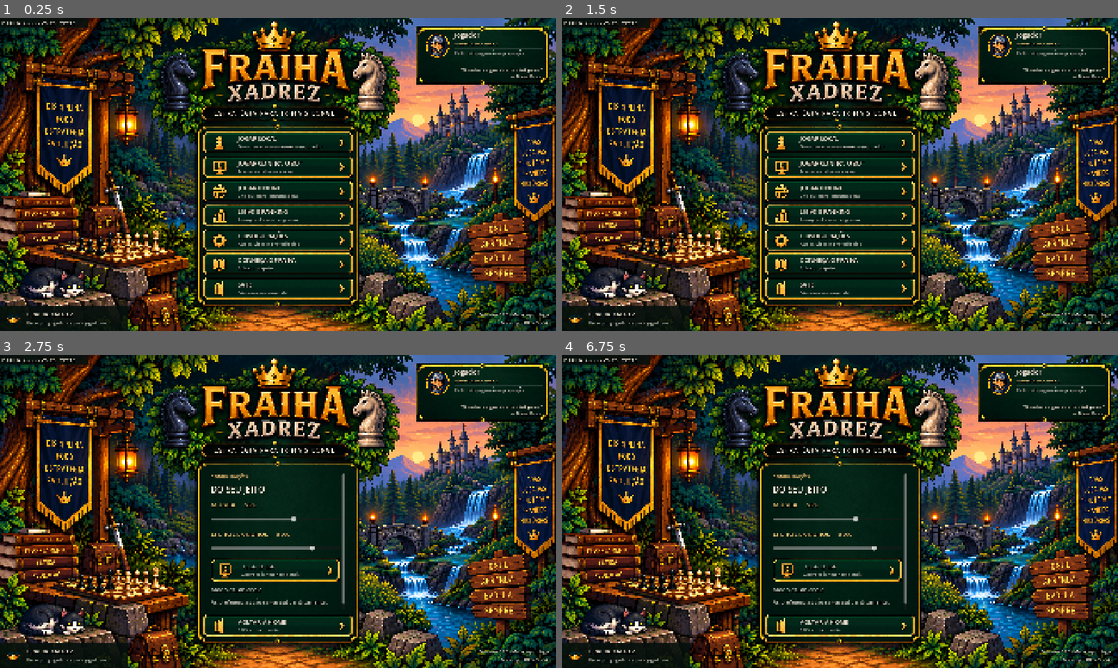
Above: before the commit, frames 1-4 (two rows, left to right).
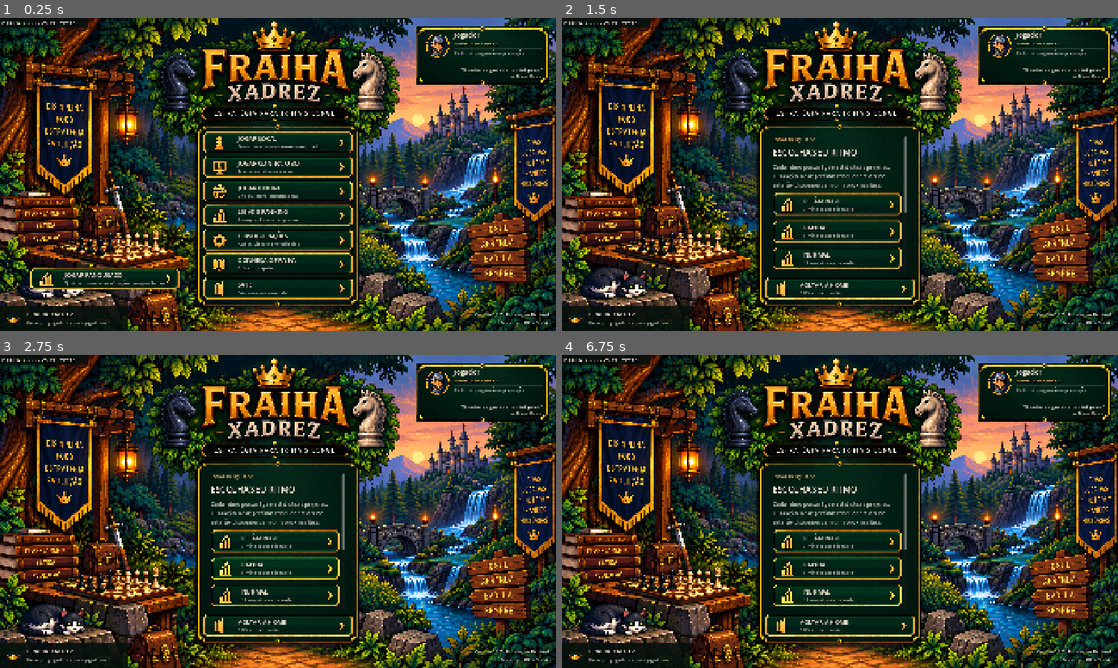
Above: after the commit, the same moments.

Repository: gabrielcarvalho1-cpu/fraiha-xadrez
Game: Godot game, scene res://presentation_v019/stage.tscn
The game is run twice, just before and just after one commit, with the same random seed, the same clock (stepped at 60 frames per second) and the same inputs.
Inputs (mouse positions are in pixels of both pictures, inside the frame that each line leads up to):
- Up to frame 1 (0.25 s): no input
- Up to frame 2 (1.5 s): click (1045, 49) at 0.5 s; click (667, 277) at 1.27 s
- Up to frame 3 (2.75 s): click (278, 567) at 2.02 s
- Up to frame 4 (6.75 s): click (840, 596) at 2.77 s; click (840, 621) at 3.52 s; click (1045, 386) at 4.25 s; click (667, 614) at 5.02 s; click (840, 567) at 5.77 s; click (840, 596) at 6.52 s

The runs differ from the first frame. In frame 1, 1.7% of the frame differs, in the area x 5-99%, y 1-96%; in frame 2, 6.4%, in the area x 9-99%, y 1-96%; in frame 3, 3.5%; in frame 4, 3.5%.

Commit message:
feat: Ranked phase one with four independent local ratings

Diff:
--- /dev/null
+++ b/ranked/progression.gd
@@ -0,0 +1,54 @@
+extends RefCounted
+## Local foundation only; never connected to casual/bot results.
+const Catalog = preload("res://league/catalog.gd")
+const MODES = {"blitz":{"name":"Relâmpago","minutes":3},"rapid":{"name":"Rápida","minutes":5},"normal":{"name":"Normal","minutes":10},"classical":{"name":"Convencional","minutes":20}}
+const SAVE = "user://ranked_foundation.cfg"
+var ratings: Dictionary = {}
+
+func _init():
+    for mode in MODES:
+        ratings[mode] = {"league":0,"lp":0,"wins":0,"losses":0,"draws":0,"games":0,"highest_league":0}
+
+func load_local(path: String = SAVE):
+    var config = ConfigFile.new()
+    if config.load(path) != OK: return
+    for mode in MODES:
+        for key in ratings[mode]:
+            ratings[mode][key] = maxi(0,int(config.get_value(mode,key,0)))
+        ratings[mode].league = mini(ratings[mode].league,Catalog.IDS.size()-1)
+        ratings[mode].lp = mini(ratings[mode].lp,100)
+        ratings[mode].highest_league = clampi(ratings[mode].highest_league,ratings[mode].league,Catalog.IDS.size()-1)
+
+func save_local(path: String = SAVE) -> Error:
+    var config = ConfigFile.new()
+    for mode in MODES:
+        for key in ratings[mode]: config.set_value(mode,key,ratings[mode][key])
+    return config.save(path)
+
+static func points(opponent_difference: int, result: String) -> int:
+    # Unspecified draws are neutral; differences beyond 100 use the outer band.
+    if result == "draw": return 0
+    if result not in ["win","loss"]: return 0
+    var band = [6,-6]
+    if opponent_difference >= 60: band = [10,-3]
+    elif opponent_difference >= 30: band = [8,-4]
+    elif opponent_difference <= -60: band = [3,-10]
+    elif opponent_difference <= -30: band = [4,-8]
+    return band[0] if result == "win" else band[1]
+
+func apply_result(mode: String, result: String, opponent_difference: int) -> bool:
+    if not MODES.has(mode) or result not in ["win","loss","draw"]: return false
+    var data: Dictionary = ratings[mode]
+    data.games += 1
+    data[{"win":"wins","loss":"losses","draw":"draws"}[result]] += 1
+    data.lp = maxi(0,data.lp + points(opponent_difference,result))
+    while data.lp >= 100 and data.league < Catalog.IDS.size()-1:
+        data.lp -= 100
+        data.league += 1
+    data.lp = mini(data.lp,100)
+    data.highest_league = maxi(data.highest_league,data.league)
+    return true
+
+func summary(mode: String) -> String:
+    var data: Dictionary = ratings[mode]
+    return "%s · %d min — %s · %d / 100 PL\n%d vitórias · %d derrotas · %d empates · %d partidas\nMaior liga: %s" % [MODES[mode].name,MODES[mode].minutes,Catalog.NAMES[data.league],data.lp,data.wins,data.losses,data.draws,data.games,Catalog.NAMES[data.highest_league]]
--- /dev/null
+++ b/tests/v027_test.gd
@@ -0,0 +1,37 @@
+extends SceneTree
+const Ranked = preload("res://ranked/progression.gd")
+var failures = 0
+func check(value: bool, label: String):
+    print("PASS " if value else "FAIL ",label)
+    if not value: failures += 1
+func _initialize(): call_deferred("run")
+func run():
+    var ranked = Ranked.new()
+    for row in [[100,10,-3],[60,10,-3],[59,8,-4],[30,8,-4],[29,6,-6],[0,6,-6],[-29,6,-6],[-30,4,-8],[-59,4,-8],[-60,3,-10],[-100,3,-10]]:
+        check(Ranked.points(row[0],"win") == row[1] and Ranked.points(row[0],"loss") == row[2],"PL band %d" % row[0])
+    ranked.ratings.blitz.lp = 95
+    ranked.apply_result("blitz","win",60)
+    check(ranked.ratings.blitz.league == 1 and ranked.ratings.blitz.lp == 5,"promotion carries surplus")
+    ranked.apply_result("blitz","loss",-100)
+    check(ranked.ratings.blitz.league == 1 and ranked.ratings.blitz.lp == 0,"no demotion")
+    ranked.apply_result("blitz","draw",0)
+    check(ranked.ratings.blitz.games == 3 and ranked.ratings.blitz.draws == 1 and ranked.ratings.blitz.highest_league == 1,"independent statistics")
+    for id in ["rapid","normal","classical"]: check(ranked.ratings[id].games == 0 and ranked.ratings[id].league == 0,"unaffected " + id)
+    check(ranked.save_local("user://ranked_test.cfg") == OK,"local save")
+    var restored = Ranked.new()
+    restored.load_local("user://ranked_test.cfg")
+    check(restored.ratings == ranked.ratings,"local roundtrip")
+    DirAccess.remove_absolute("user://ranked_test.cfg")
+    var stage = load("res://presentation_v019/stage.tscn").instantiate()
+    root.add_child(stage)
+    await process_frame
+    stage.hub.show_page("ranked")
+    check(stage.hub.pages.ranked.visible,"Ranked navigation")
+    stage.hub.back()
+    check(stage.hub.page == "main" and stage.hub.pages.has("bot"),"Home and Bot preserved")
+    stage.hub.show_page("profile")
+    check(stage.hub.pages.profile.visible,"Profile opens")
+    stage.queue_free()
+    await process_frame
+    print("V027 FAILURES=",failures)
+    quit(failures)
--- a/ui_v022/main_hub.gd
+++ b/ui_v022/main_hub.gd
@@ -19,6 +19,9 @@
 const LeagueCatalog = preload("res://league/catalog.gd")
 const LocalProfile = preload("res://league/local_profile.gd")
 const ThemeCatalog = preload("res://cosmetics/theme_catalog.gd")
+const Ranked = preload("res://ranked/progression.gd")
+var ranked = Ranked.new()
+var ranked_details: Label
 var league_profile = LocalProfile.new()
 var selected_league := "madeira"
 var league_buttons := {}
@@ -65,6 +68,7 @@
     AudioServer.set_bus_volume_db(0,0)
     AudioServer.set_bus_mute(0,false)
     league_profile.load_profile()
+    ranked.load_local()
     _build()
     get_viewport().size_changed.connect(_layout)
     _layout()
@@ -207,6 +211,7 @@
     var actions = [func(): play_local_requested.emit(), func(): show_page("bot"), func(): play_online_requested.emit(), func(): show_page("ranking"), func(): show_page("settings"), func(): show_page("about"), func(): quit_requested.emit()]
     for i in range(7):
         menu_buttons.append(_button(main, i, titles[i], subtitles[i], Vector2(611,341+i*73), actions[i]))
+    _button(main, 3, "JOGAR RANQUEADO", "Quatro ritmos · classificações independentes", Vector2(90,750), func(): show_page("ranked"))
     _build_profile()
     _build_pages()
     var version_bg = ColorRect.new()
@@ -214,7 +219,7 @@
     version_bg.size = Vector2(266,30)
     version_bg.mouse_filter = Control.MOUSE_FILTER_IGNORE
     canvas.add_child(version_bg)
-    _label(_stack(canvas, Vector2(7,4), Vector2(250,24)), "FRAIHA Xadrez V0.26 · TESTE", 16)
+    _label(_stack(canvas, Vector2(7,4), Vector2(250,24)), "FRAIHA Xadrez V0.27 · TESTE", 16)
     var footer = ColorRect.new()
     footer.color = Color("06100ce6")
     footer.position = Vector2(0,867)
@@ -232,7 +237,7 @@
     var footer_text = _stack(canvas, Vector2(82,877), Vector2(291,55))
     _label(footer_text, "FRAIHA XADREZ", 18)
     _label(footer_text, "Feito por jogadores, para jogadores.", 14, MUTED)
-    var signature = _label(_stack(canvas, Vector2(1342,879), Vector2(307,50)), "Versão 0.26 · Música por liga\nMaringá · PR · Brasil", 15)
+    var signature = _label(_stack(canvas, Vector2(1342,879), Vector2(307,50)), "Versão 0.27 · Fundação Ranked\nMaringá · PR · Brasil", 15)
     signature.horizontal_alignment = HORIZONTAL_ALIGNMENT_RIGHT
     signature.add_theme_constant_override("outline_size", 4)
     signature.add_theme_color_override("font_outline_color", Color("09110dee"))
@@ -318,6 +323,7 @@
     side_buttons.w = _page_button(sides, 0, "BRANCAS", "Você faz a primeira jogada", func(): play_bot_requested.emit(selected_difficulty, "w"))
     side_buttons.b = _page_button(sides, 0, "PRETAS", "O bot começa a partida", func(): play_bot_requested.emit(selected_difficulty, "b"))
     side_buttons.random = _page_button(sides, 2, "ALEATÓRIO", "Deixe a escolha para o sorteio", func(): play_bot_requested.emit(selected_difficulty, "random"))
+    _build_ranked()
     _build_ranking()
     _build_about_page()
     var profile_panel = _wide_page("profile","PERFIL DO JOGADOR")
@@ -341,7 +347,7 @@
     var hint = _label(profile_panel,"ESCOLHA SEU AVATAR\nSeu retrato acompanha você na Home e nas partidas deste computador.",21)
     hint.position = Vector2(45,382)
     hint.size = Vector2(610,110)
-    var profile = _stack(profile_panel,Vector2(745,115),Vector2(640,380),Vector4.ZERO,16)
+    var profile = _stack(profile_panel,Vector2(745,115),Vector2(640,480),Vector4.ZERO,10)
     _label(profile,"COMO VOCÊ QUER SER CONHECIDO?",20,GOLD)
     var name_input = LineEdit.new()
     name_input.name = "PlayerName"
@@ -357,10 +363,8 @@
         profile_name.text = player_name
         _save_preferences()
     )
-    var data = league_profile.data
-    _body(profile,"Liga atual: %s · %d / 100 PL\nVitórias: %d   ·   Derrotas: %d\nPartidas: %d\nMaior liga: %s" % [LeagueCatalog.entry(data.current_league).display_name,data.lp,data.wins,data.losses,data.games_played,LeagueCatalog.entry(data.highest_league).display_name],20)
-    _progress(profile,data.lp,16)
-    _body(profile,"Perfil local. Estatísticas competitivas e compartilhamento do avatar aguardam a etapa online de perfis.",16)
+    for mode in Ranked.MODES:
+        _body(profile,ranked.summary(mode),16)
     _refresh_avatars()
     var settings = _new_page("settings", "DO SEU JEITO", "CONFIGURAÇÕES")
     music_volume_label = _label(settings, "", 19, GOLD)
@@ -657,3 +661,15 @@
     config.set_value("audio","music_volume",music_volume)
     config.set_value("video","fullscreen",fullscreen)
     config.save(PREFS)
+
+func _build_ranked():
+    var content = _new_page("ranked", "ESCOLHA SEU RITMO", "JOGAR RANQUEADO")
+    _body(content,"Cada ritmo possui liga e estatísticas próprias. Fundação local; partidas ranqueadas online estarão disponíveis em uma próxima fase.",16)
+    for mode in Ranked.MODES:
+        var id: String = mode
+        _page_button(content,3,Ranked.MODES[id].name.to_upper(),"%d minutos por jogador" % Ranked.MODES[id].minutes,func(): ranked_details.text = ranked.summary(id))
+    ranked_details = _body(content,ranked.summary("blitz"),17)
+    _body(content,"Promoção a cada 100 PL, com excedente. Sem rebaixamento nesta fase. Empates: 0 PL. Bot e Online Casual não alteram estas classificações.",15)
+    var play = _page_button(content,2,"BUSCAR PARTIDA — EM BREVE","Matchmaking disponível em uma próxima fase",func(): pass)
+    play.disabled = true
+    _highlight(play,false)
Not shown, added: ranked/progression.gd.uid
Not shown, added: docs/V027-ENTREGA.md
